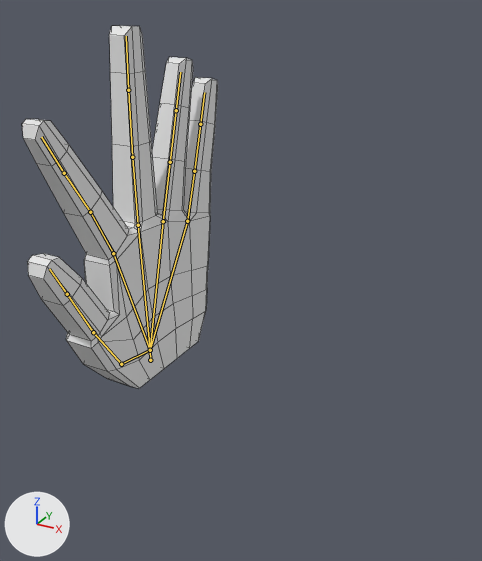
One commit to the Blender file CloneGame2/Assets/Assets/Right Hand.blend: the scene before it, then after it.
Camera for both pictures: a camera (50 mm lens) standing at (5.09, -6.75, 3.9) and looking at (1.65, -0.5, 0.78). The lights are fixed; the arrows at lower left show +X, +Y and +Z. The bones that bend it are drawn over the model as lines. Mesh edges are drawn as thin lines.
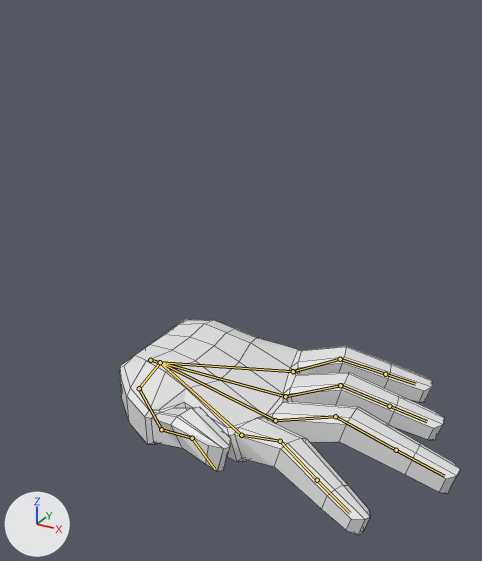
The newer file adds an action. The first version stands in its rest pose; the second is drawn at frame 0 of the action 'Climb ledge'.

Boxes (x1, y1, x2, y2) around the edits, measured in the pictures (482 x 561 px):
'Cube', posed (74% wider, 40% shorter): before (22, 26, 218, 388); after (119, 319, 460, 535)
bone 'Bone', root to tip: before (150, 360) to (150, 350); after (150, 360) to (160, 362)
bone 'Bone.003', root to tip: before (93, 332) to (67, 294); after (161, 429) to (192, 438)
bone 'Bone.004', root to tip: before (67, 294) to (49, 269); after (192, 438) to (215, 469)
bone 'Bone.005', root to tip: before (150, 350) to (138, 225); after (160, 362) to (275, 420)
bone 'Bone.006', root to tip: before (138, 225) to (132, 157); after (275, 420) to (335, 416)
bone 'Bone.007', root to tip: before (132, 157) to (128, 90); after (335, 416) to (396, 450)
bone 'Bone.009', root to tip: before (150, 350) to (113, 253); after (160, 362) to (241, 435)
bone 'Bone.010', root to tip: before (113, 253) to (90, 212); after (241, 435) to (280, 441)
bone 'Bone.011', root to tip: before (90, 212) to (64, 173); after (280, 441) to (317, 480)
bone 'Bone.013', root to tip: before (150, 350) to (163, 221); after (160, 362) to (285, 396)
bone 'Bone.014', root to tip: before (163, 221) to (170, 162); after (285, 396) to (340, 385)
bone 'Bone.015', root to tip: before (170, 162) to (176, 110); after (340, 385) to (389, 406)
bone 'Bone.017', root to tip: before (150, 350) to (187, 221); after (160, 362) to (293, 371)
bone 'Bone.018', root to tip: before (187, 221) to (194, 171); after (293, 371) to (340, 359)
bone 'Bone.019', root to tip: before (194, 171) to (200, 124); after (340, 359) to (385, 374)

What the commit changed:
Bone 'Bone' (bone_bone) turns from (0, 0, 0) to (0, 0, -90) degrees about its own x, y and z.
Bone 'Bone.003' (bone_bone_003) turns from (0, 0, 0) to (-5, 15, 26) degrees about its own x, y and z.
Bone 'Bone.004' (bone_bone_004) turns from (0, 0, 0) to (8, -25, -45) degrees about its own x, y and z.
Bone 'Bone.005' (bone_bone_005) turns from (0, 0, 0) to (0, 0, -9) degrees about its own x, y and z.
Bone 'Bone.006' (bone_bone_006) moves from (0.0, 0.0, 0.0) to (-0.082, -0.065, 0.001).
Bone 'Bone.006' (bone_bone_006) turns from (0, 0, 0) to (0, 1, 32) degrees about its own x, y and z.
Bone 'Bone.007' (bone_bone_007) moves from (0.0, 0.0, 0.0) to (0.159, -0.128, 0.005).
Bone 'Bone.007' (bone_bone_007) turns from (0, 0, 0) to (1, 0, -38) degrees about its own x, y and z.
Bone 'Bone.009' (bone_bone_009) turns from (0, 0, 0) to (0, -3, -8) degrees about its own x, y and z.
Bone 'Bone.010' (bone_bone_010) moves from (0.0, 0.0, 0.0) to (0.035, 0.0, 0.0).
Bone 'Bone.010' (bone_bone_010) turns from (0, 0, 0) to (-7, 13, 30) degrees about its own x, y and z.
Bone 'Bone.011' (bone_bone_011) moves from (0.0, 0.0, 0.0) to (-0.088, 0.038, -0.015).
Bone 'Bone.011' (bone_bone_011) turns from (0, 0, 0) to (4, -15, -35) degrees about its own x, y and z.
Bone 'Bone.013' (bone_bone_013) turns from (0, 0, 0) to (0, 2, -9) degrees about its own x, y and z.
Bone 'Bone.014' (bone_bone_014) moves from (0.0, 0.0, 0.0) to (-0.018, -0.028, -0.009).
Bone 'Bone.014' (bone_bone_014) turns from (0, 0, 0) to (4, -7, 31) degrees about its own x, y and z.
Bone 'Bone.015' (bone_bone_015) moves from (0.0, 0.0, 0.0) to (0.043, -0.021, -0.001).
Bone 'Bone.015' (bone_bone_015) turns from (0, 0, 0) to (0, 5, -38) degrees about its own x, y and z.
Bone 'Bone.017' (bone_bone_017) turns from (0, 0, 0) to (0, 5, -7) degrees about its own x, y and z.
Bone 'Bone.018' (bone_bone_018) moves from (0.0, 0.0, 0.0) to (0.071, 0.018, 0.006).
Bone 'Bone.018' (bone_bone_018) turns from (0, 0, 0) to (-3, -10, 31) degrees about its own x, y and z.
Bone 'Bone.019' (bone_bone_019) moves from (0.0, 0.0, 0.0) to (-0.114, 0.105, 0.028).
Bone 'Bone.019' (bone_bone_019) turns from (0, 0, 0) to (-2, 10, -37) degrees about its own x, y and z.
